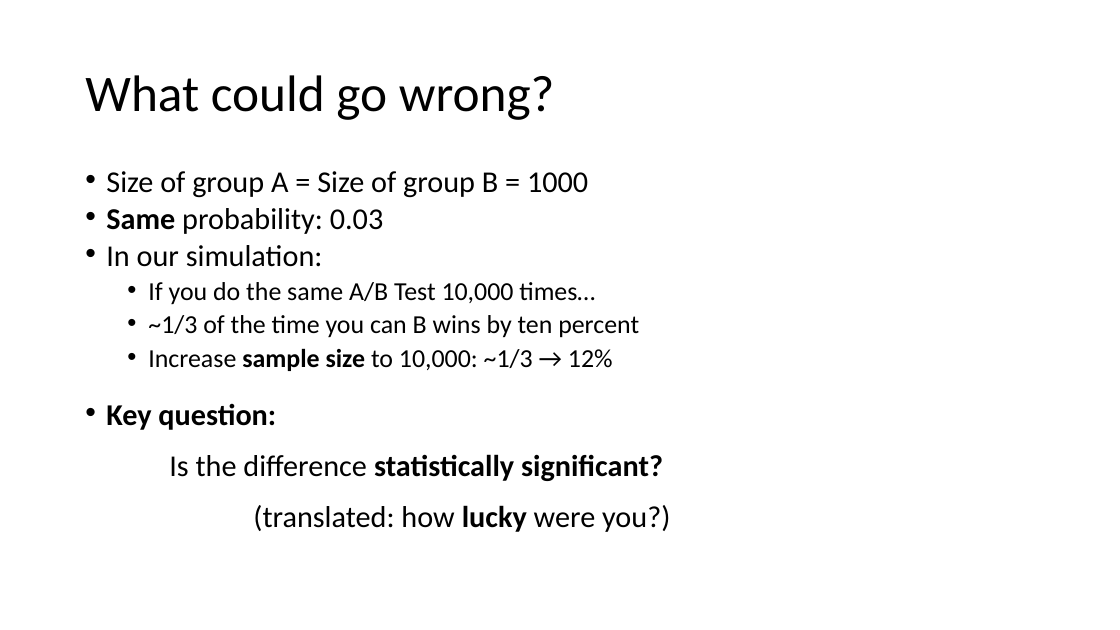
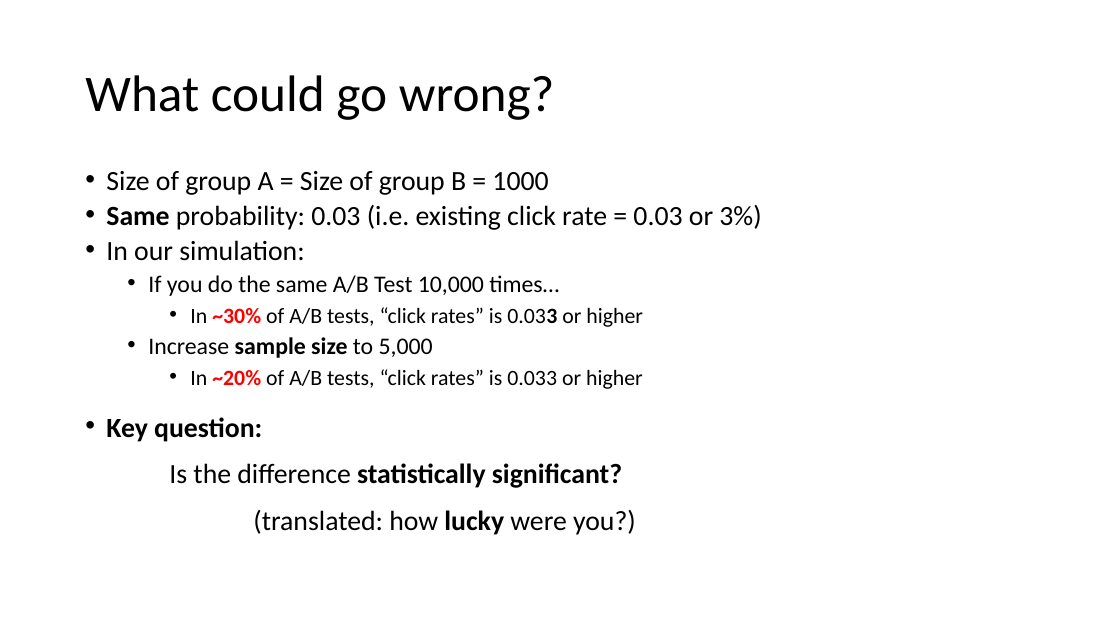
Before and after one commit to patng323/learn, a slide deck: slide 13 of FieldExperiments/AB Testing.pptx. Drawn at 1120x630 pixels with LibreOffice and Linux fonts; fonts in the diff are those of the drawing. Boxes give left, top, right and bottom in pixels: in the first picture for what was removed or moved away, otherwise in the second. Text is boxed around its words. In the diff, an @@ line names an element or a change of style, - is before the commit and + after.

```diff
--- a/FieldExperiments/AB Testing.pptx
+++ b/FieldExperiments/AB Testing.pptx
@@ text at [106, 171, 636, 535]: size 25.9 to 23.8 pt in "Size of group A = Size of ...", "In our simulation:", "Key question: Is the difference statistically significant? ..."; size 22.2 to 20.4 pt in "If you do the same A/B Test ..." @@
@@ text at [106, 205, 761, 230]: text changed; size 25.9 to 23.8 pt @@
-  • Same probability: 0.03
+  • Same probability: 0.03 (i.e. existing click rate = 0.03 or 3%)
@@ text at [148, 307, 643, 389]: text changed; size 22.2 to 18.7 pt @@
-    • ~1/3 of the time you can B wins by ten percent
-    • Increase sample size to 10,000: ~1/3 → 12%
+      • In ~30% of A/B tests, “click rates” is 0.033 or higher
+    • Increase sample size to 5,000
+      • In ~20% of A/B tests, “click rates” is 0.033 or higher
```
Also in this commit, not shown: 9 other slides changed.
